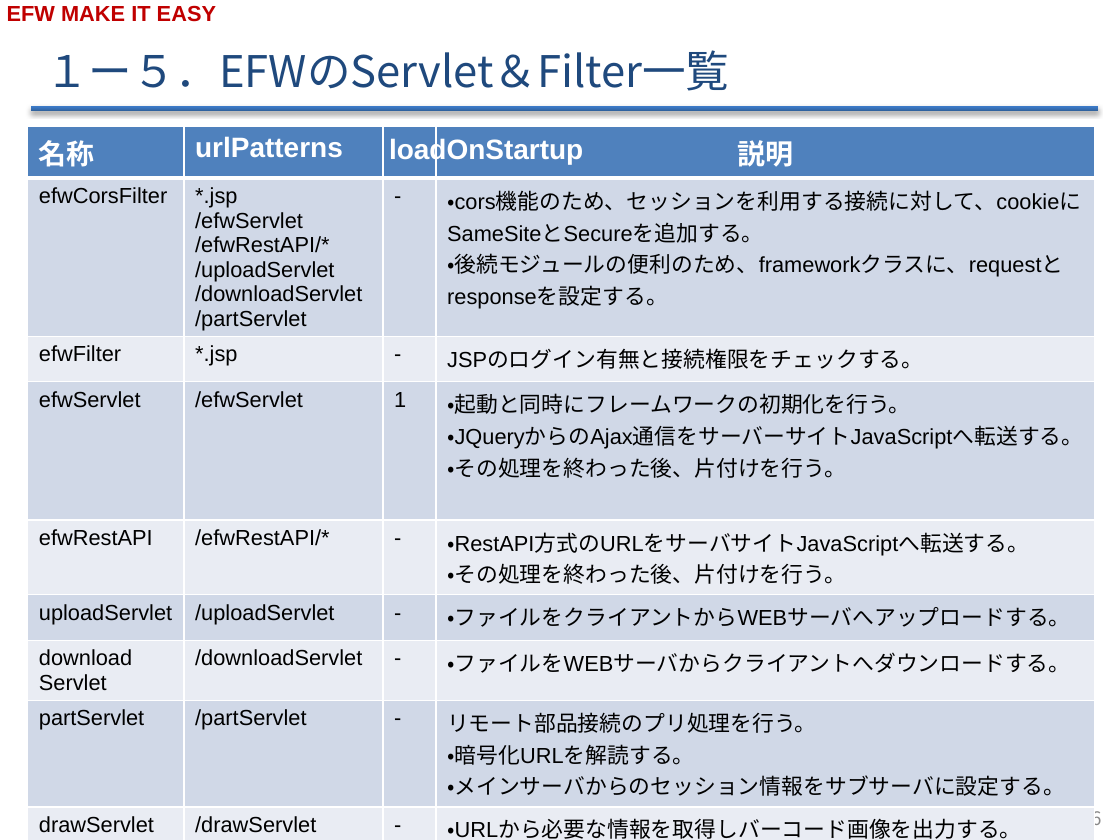
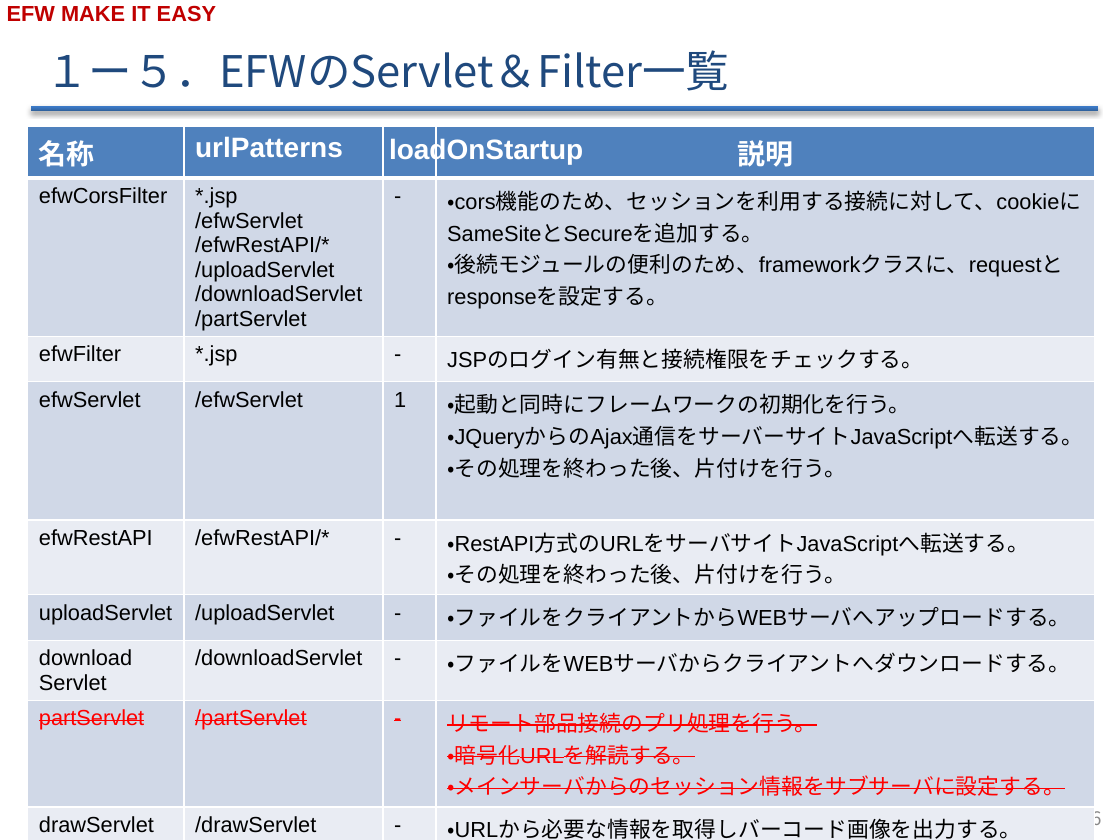
Before and after one commit to efwGrp/efw4_online_ppt, a slide deck: slide 7 of Think in EFW①Java基礎v1.0.pptx. Drawn at 1120x840 pixels with LibreOffice and Linux fonts; fonts in the diff are those of the drawing; background and template pictures are left out. Boxes give left, top, right and bottom in pixels: in the first picture for what was removed or moved away, otherwise in the second. Text is boxed around its words. In the diff, an @@ line names an element or a change of style, - is before the commit and + after.

```diff
--- a/Think in EFW①Java基礎v1.0.pptx
+++ b/Think in EFW①Java基礎v1.0.pptx
@@ table at (28,127,1095,840) @@
@@ text colour #000000 to #FF0000, strikethrough on in "partServlet", "/partServlet", "-", "リモート部品接続のプリ処理を行う。" and 2 more places @@
```
